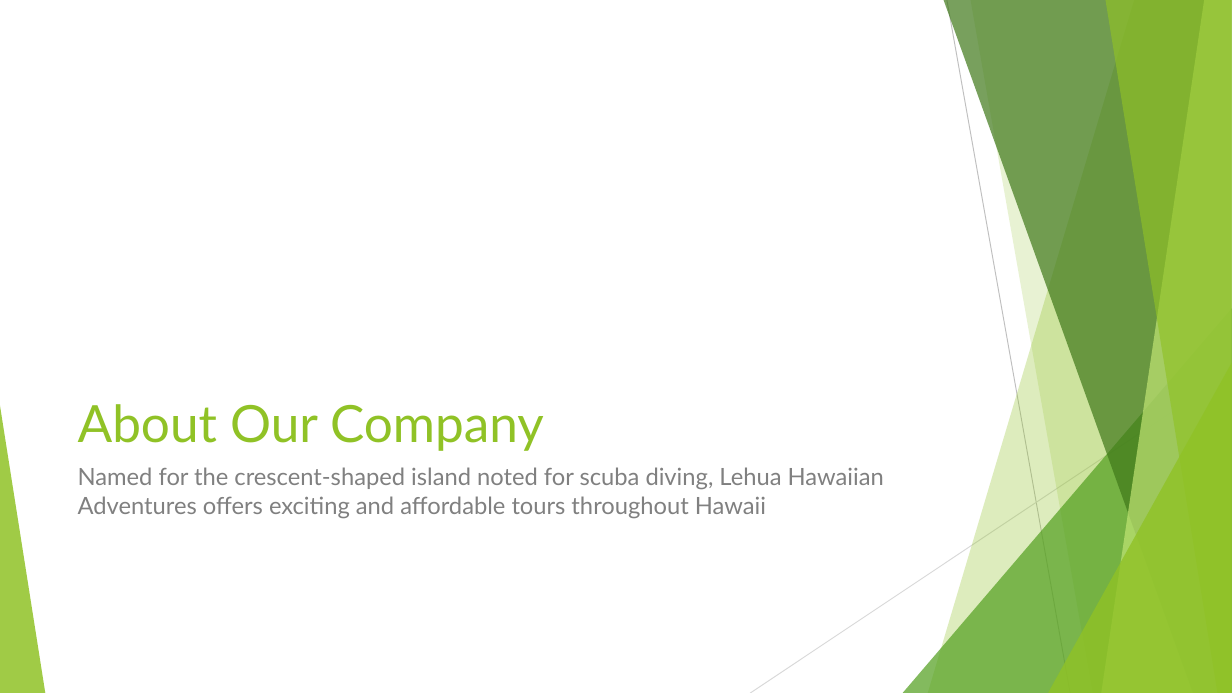
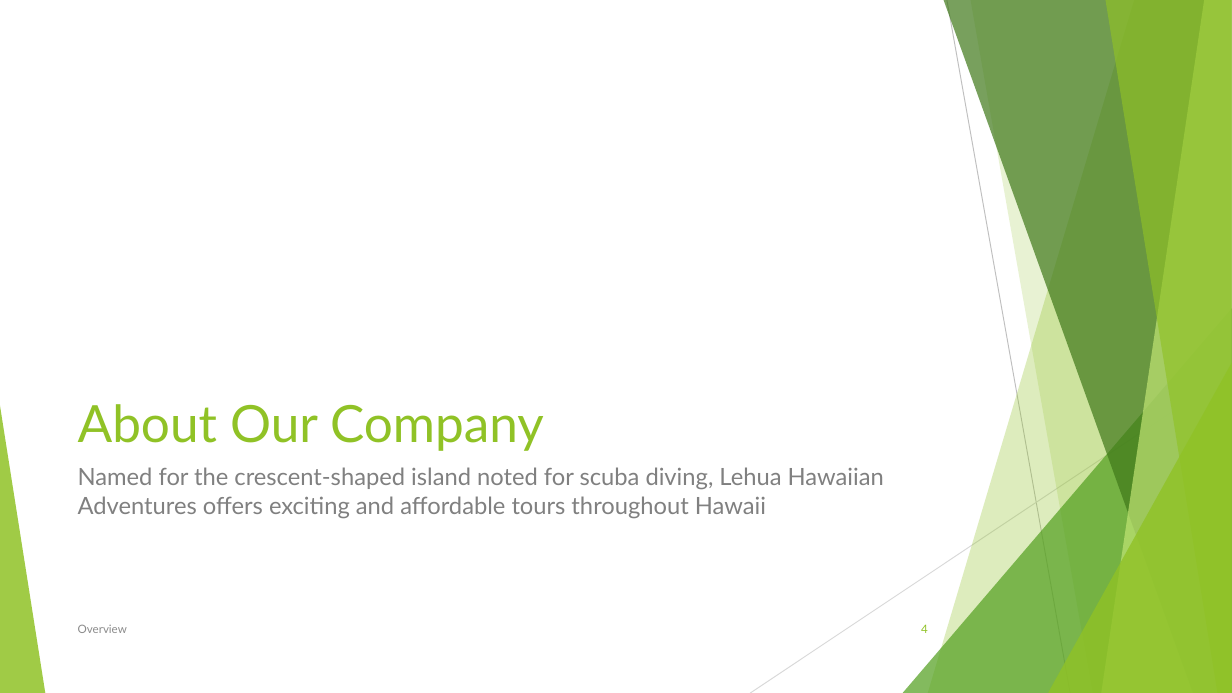
Before and after one commit to soumyavajjhala/soumyavajjhala.github.io, a slide deck: slide 4 of Desktop Publishing & Presentation Graphics Applications/Microsoft PowerPoint Comprehensive/Overview.pptx. Drawn at 1232x693 pixels with LibreOffice and Linux fonts; fonts in the diff are those of the drawing. Boxes give left, top, right and bottom in pixels: in the first picture for what was removed or moved away, otherwise in the second. Text is boxed around its words. In the diff, an @@ line names an element or a change of style, - is before the commit and + after.

```diff
--- a/Desktop Publishing & Presentation Graphics Applications/Microsoft PowerPoint Comprehensive/Overview.pptx
+++ b/Desktop Publishing & Presentation Graphics Applications/Microsoft PowerPoint Comprehensive/Overview.pptx
@@ text added at (78, 625, 127, 633), 9 pt, text #8C8C8C @@
+Overview
@@ page number added at (921, 624, 928, 633), 9 pt, text #90C226 @@
+4
```
Also in this commit, not shown: 3 other slides changed.
